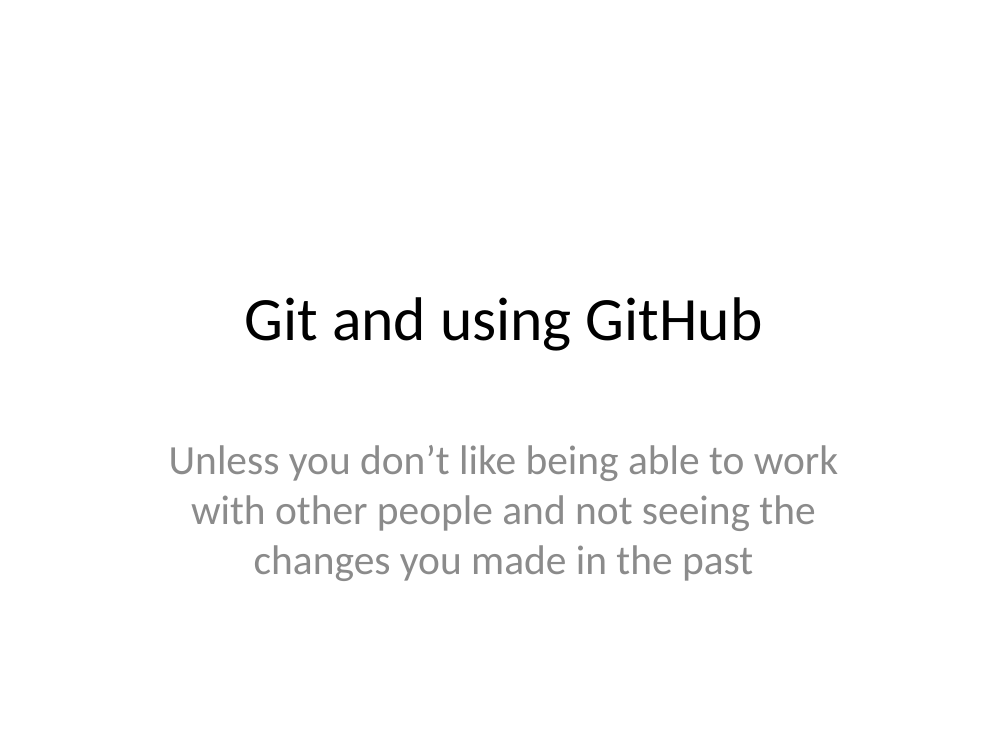
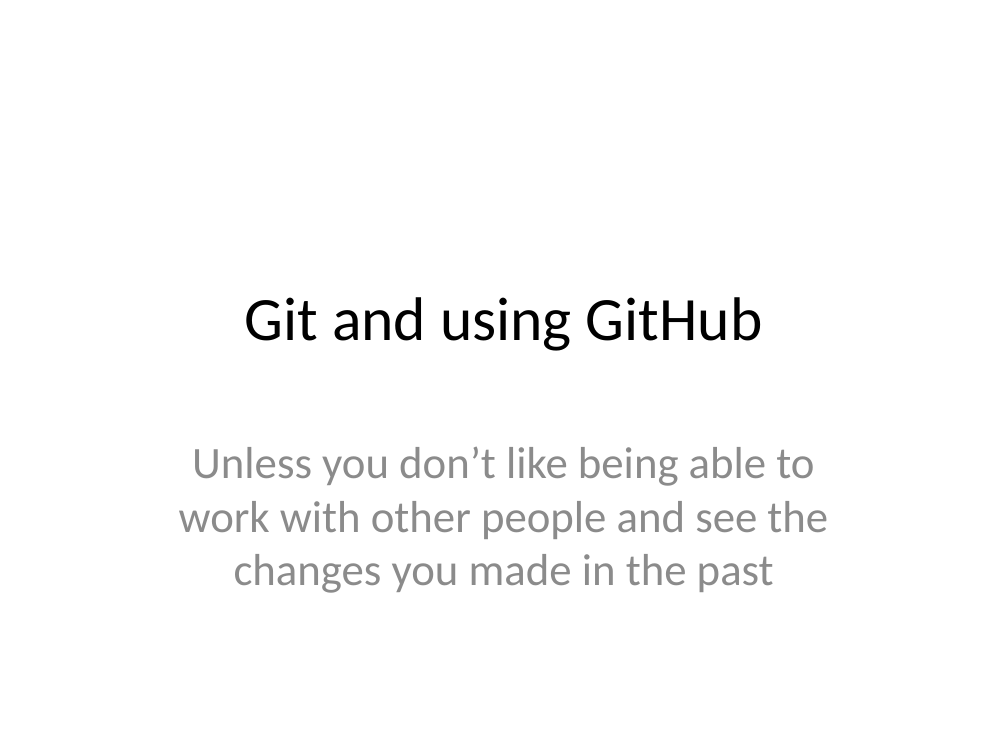
Before and after one commit to sjfricke/IEEE-Mini-Projects-UW-Madison, a slide deck: slide 1 of Tutorial/PowerPoint Versions/Git and using GitHub.pptx. Drawn at 1008x756 pixels with LibreOffice and Linux fonts; fonts in the diff are those of the drawing. Boxes give left, top, right and bottom in pixels: in the first picture for what was removed or moved away, otherwise in the second. Text is boxed around its words. In the diff, an @@ line names an element or a change of style, - is before the commit and + after.

```diff
--- a/Tutorial/PowerPoint Versions/Git and using GitHub.pptx
+++ b/Tutorial/PowerPoint Versions/Git and using GitHub.pptx
@@ subtitle at (x1=179, y1=447, x2=828, y2=593): text changed; size 29.6 to 32 pt @@
-Unless you don’t like being able to work with other people and not seeing the changes you made in the past
+Unless you don’t like being able to work with other people and see the changes you made in the past
```
Also in this commit, not shown: 4 other slides changed, 3 other files.
